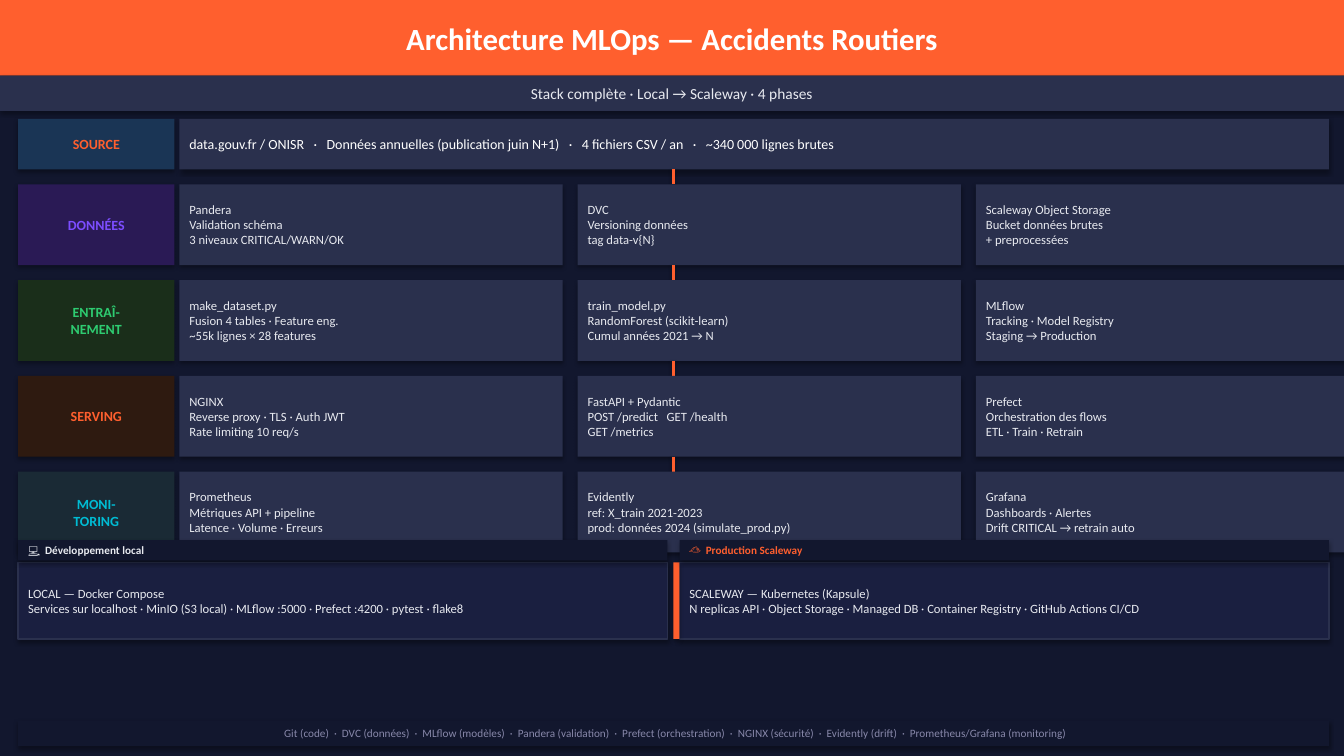
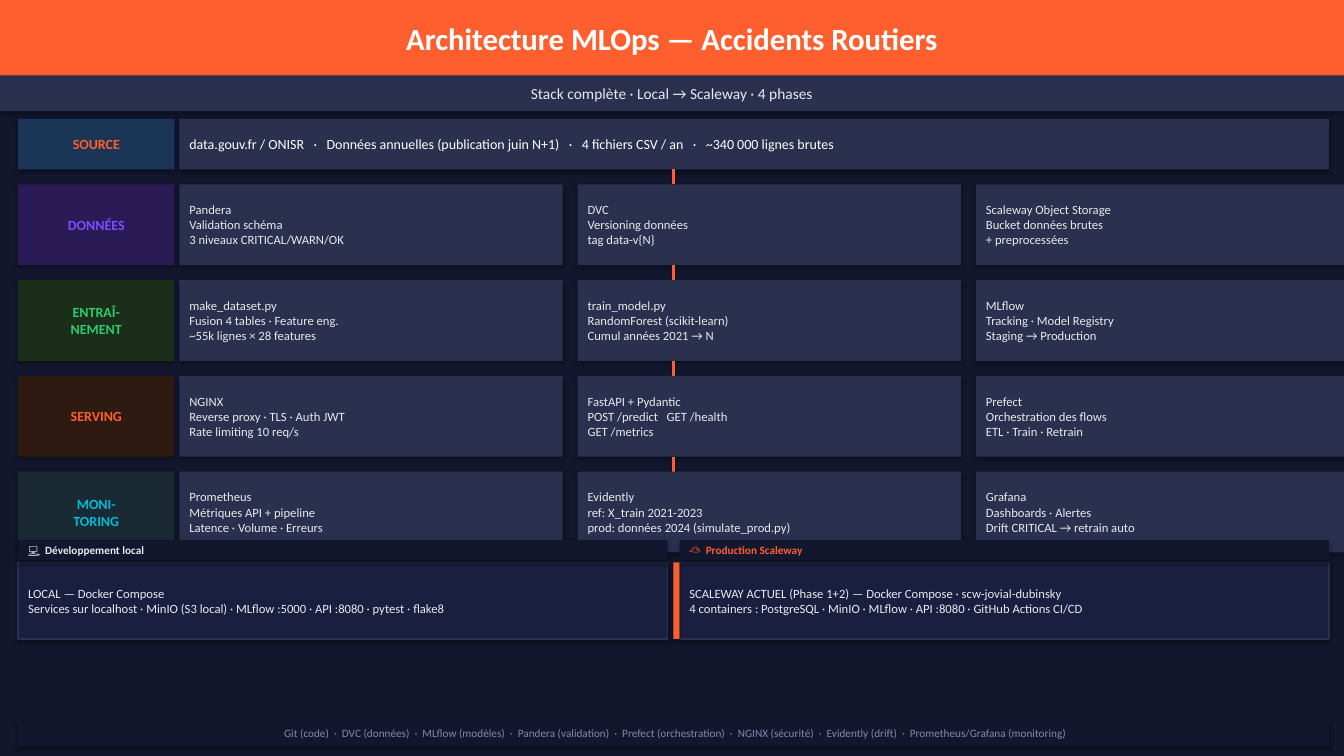
Before and after one commit to jakatt/cac_mlops, a slide deck: slide 2 of cac_mlops_architecture.pptx. Drawn at 1344x756 pixels with LibreOffice and Linux fonts; fonts in the diff are those of the drawing. Boxes give left, top, right and bottom in pixels: in the first picture for what was removed or moved away, otherwise in the second. Text is boxed around its words. In the diff, an @@ line names an element or a change of style, - is before the commit and + after.

```diff
--- a/cac_mlops_architecture.pptx
+++ b/cac_mlops_architecture.pptx
@@ text in rectangle at [689,589,1082,615]: text changed @@
-SCALEWAY — Kubernetes (Kapsule)
-N replicas API · Object Storage · Managed DB · Container Registry · GitHub Actions CI/CD
+SCALEWAY ACTUEL (Phase 1+2) — Docker Compose · scw-jovial-dubinsky
+4 containers : PostgreSQL · MinIO · MLflow · API :8080 · GitHub Actions CI/CD
@@ text in rectangle at [28,604,444,615]: text changed @@
-Services sur localhost · MinIO (S3 local) · MLflow :5000 · Prefect :4200 · pytest · flake8
+Services sur localhost · MinIO (S3 local) · MLflow :5000 · API :8080 · pytest · flake8
```
Also in this commit, not shown: 1 slide added, 5 other files.
